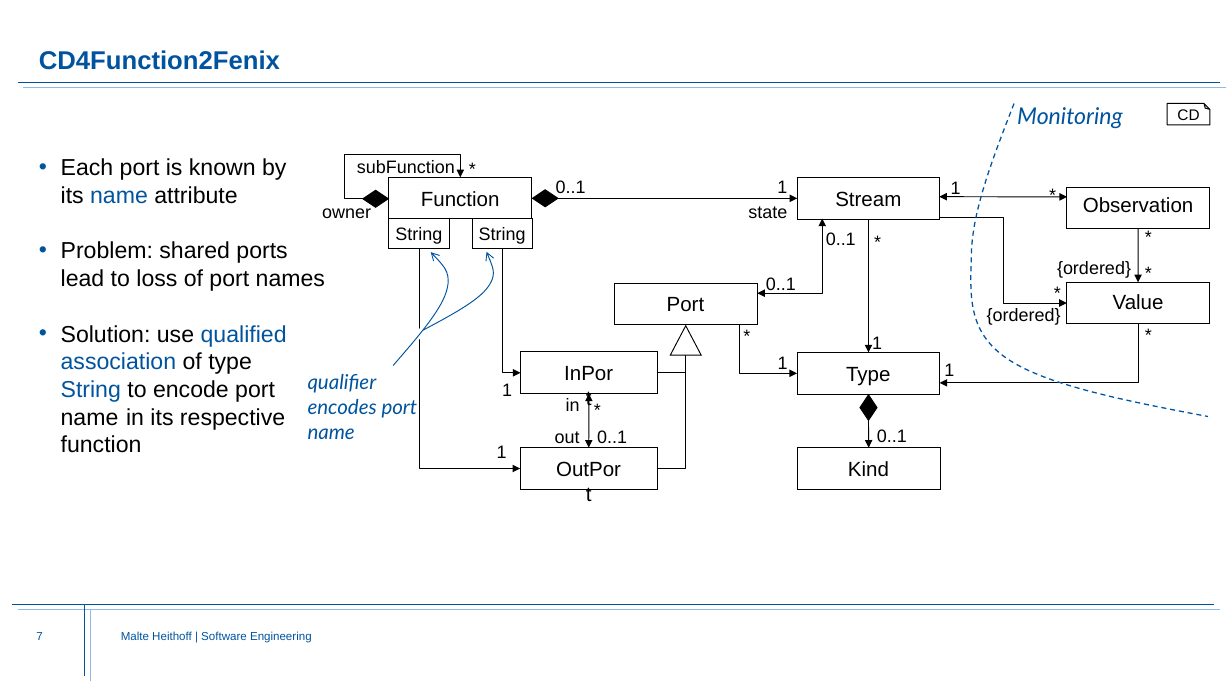
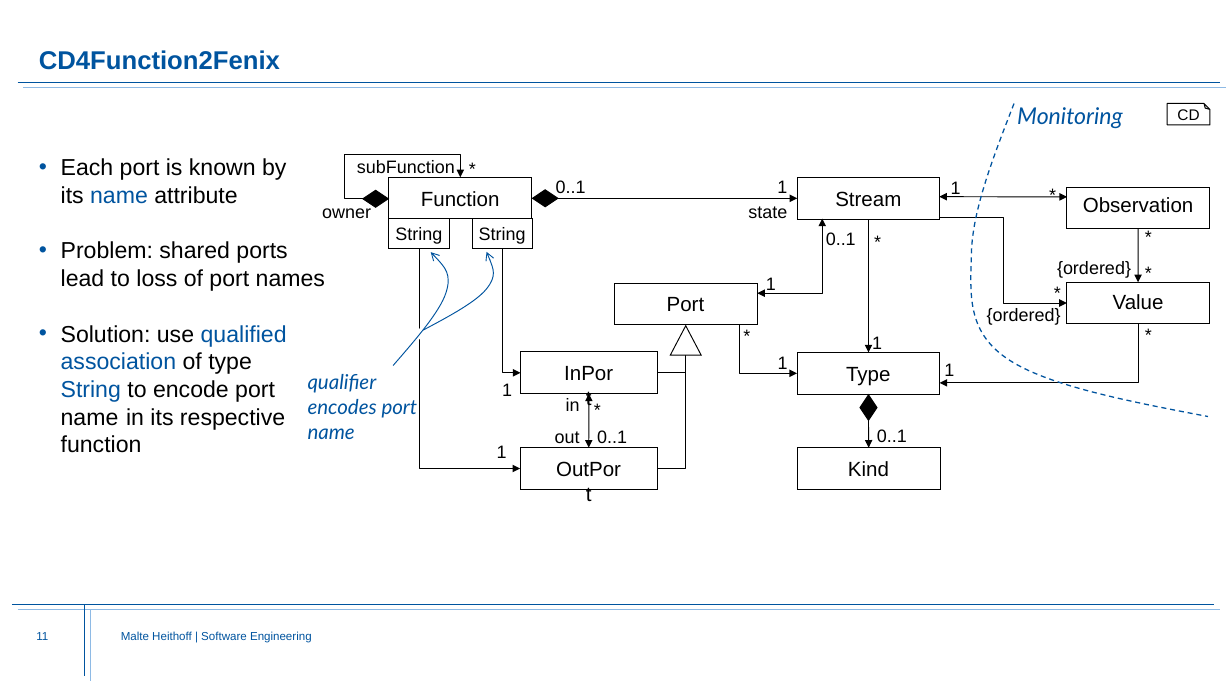
Before and after one commit to Fishi2402/montigem, a slide deck: slide 11 of products/syse_functions/doc/FunctionStructure.Explanation.pptx (slide 7 before the commit). Drawn at 1232x693 pixels with LibreOffice and Linux fonts; fonts in the diff are those of the drawing; background and template pictures are left out. Boxes give left, top, right and bottom in pixels: in the first picture for what was removed or moved away, otherwise in the second. Text is boxed around its words. In the diff, an @@ line names an element or a change of style, - is before the commit and + after.

```diff
--- a/products/syse_functions/doc/FunctionStructure.Explanation.pptx
+++ b/products/syse_functions/doc/FunctionStructure.Explanation.pptx
@@ text at (766, 277, 776, 294): text changed @@
-0..1
+1
@@ page number at (36, 632, 48, 640): text changed @@
-7
+11
```
Also in this commit, not shown: 5 other slides changed, 4 slides added, 2 other files.
